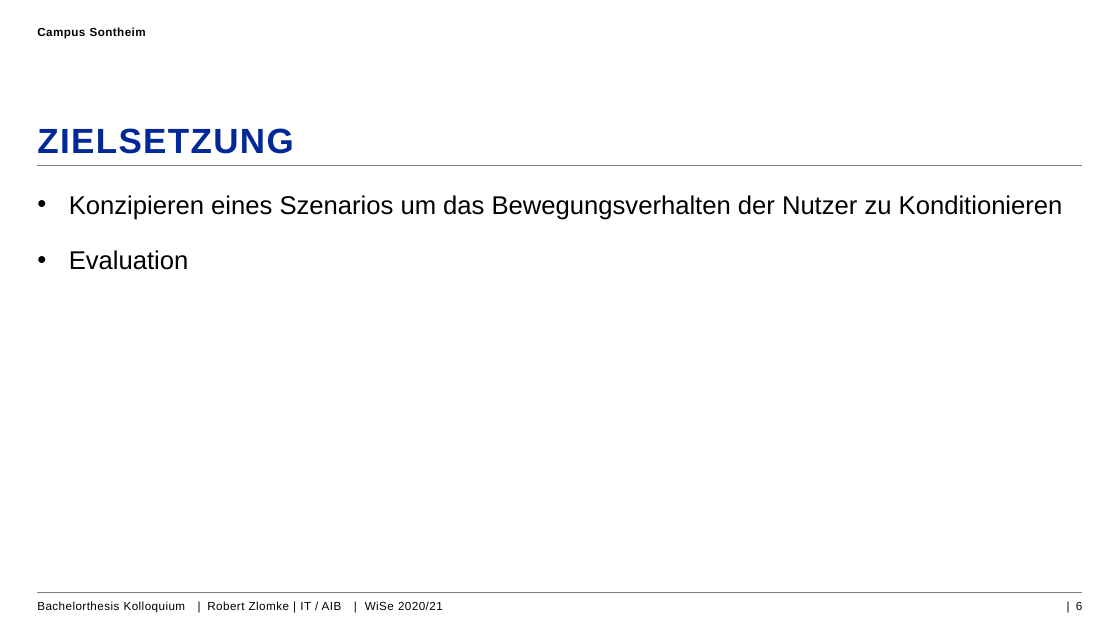
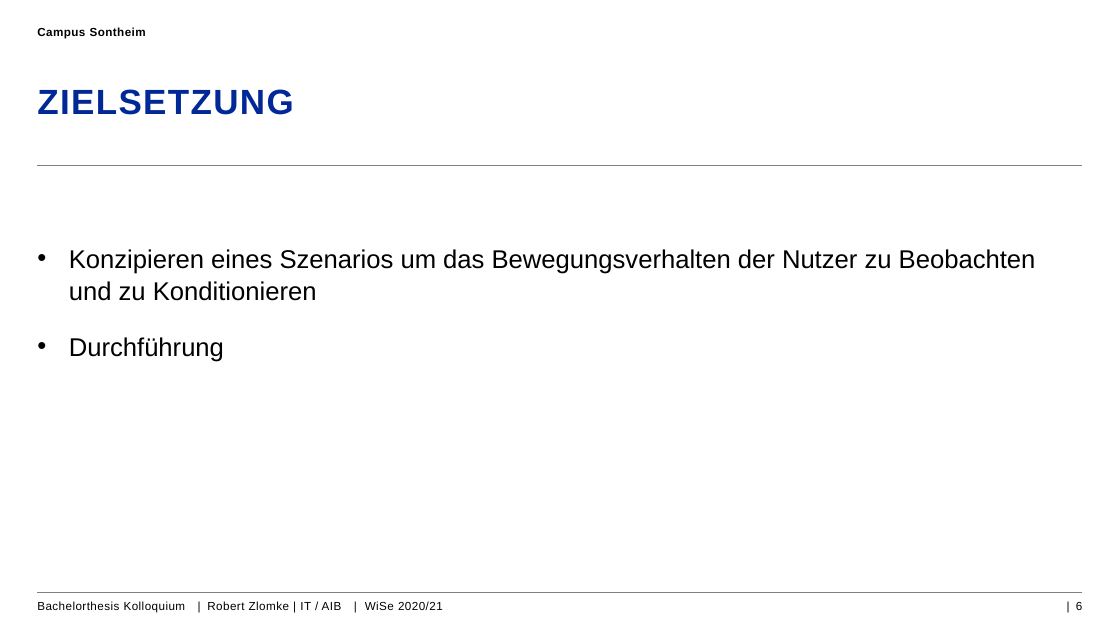
Before and after one commit to RobZlo/Studium, a slide deck: slide 6 of Kolloquium_Präsentation_RobertZlomle.pptx. Drawn at 1120x630 pixels with LibreOffice and Linux fonts; fonts in the diff are those of the drawing; background and template pictures are left out. Boxes give left, top, right and bottom in pixels: in the first picture for what was removed or moved away, otherwise in the second. Text is boxed around its words. In the diff, an @@ line names an element or a change of style, - is before the commit and + after.

```diff
--- a/Kolloquium_Präsentation_RobertZlomle.pptx
+++ b/Kolloquium_Präsentation_RobertZlomle.pptx
@@ title "ZIELSETZUNG": place and size @@
-title "ZIELSETZUNG" at box(37, 128, 294, 154)
+title "ZIELSETZUNG" at box(37, 89, 294, 115)
@@ text at box(69, 249, 1036, 362): text changed @@
-• Konzipieren eines Szenarios um das Bewegungsverhalten der Nutzer zu Konditionieren
-• Evaluation
+• Konzipieren eines Szenarios um das Bewegungsverhalten der Nutzer zu Beobachten und zu Konditionieren
+• Durchführung
```
Also in this commit, not shown: 7 other slides changed, 5 slides added, 3 other files.
